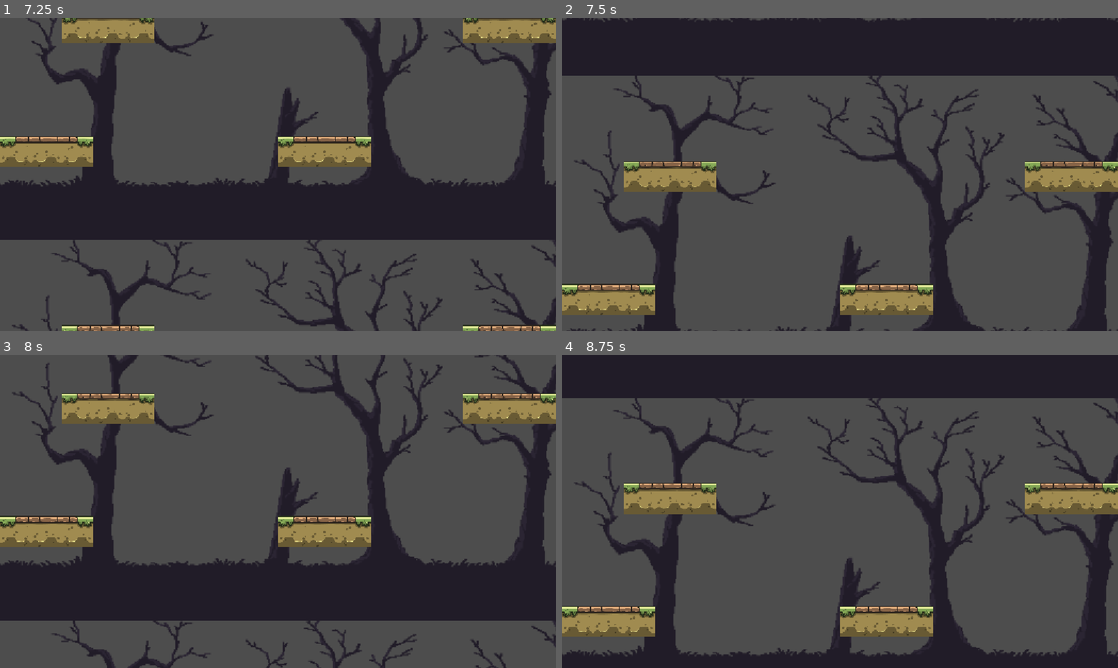
Above: before the commit, frames 1-4 (two rows, left to right).
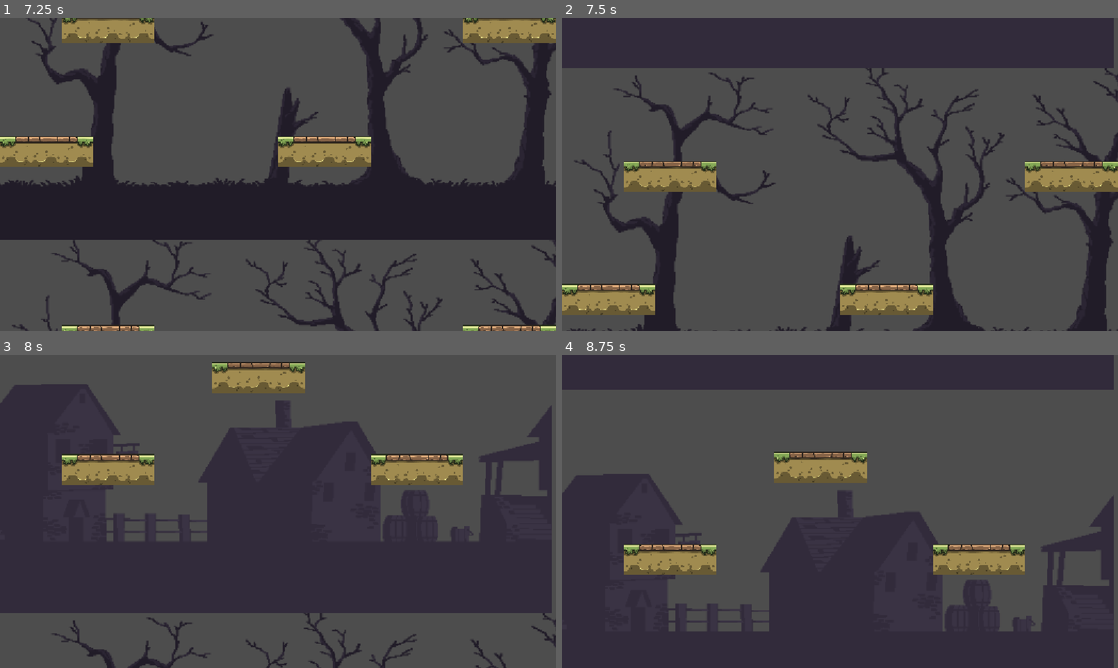
Above: after the commit, the same moments.

Repository: Jbrand3/FinalBob
Game: Godot game, scene res://main.tscn
Two runs of this game, one before a commit and one after it. Both use one fixed random seed, a clock stepped at 60 frames per second and the inputs below.
Inputs:
- Up to frame 1 (7.25 s): tap Enter at 0.5 s; hold D (move_right) 0.53-2.03 s; tap Space (jump) at 0.77, 1.52, 3.02, 3.77, 4.52, 6.02, 6.77 s; hold A (move_left) 2.03-4.28 s; hold D (move_right) from 4.28 s (still down)
- Up to frame 2 (7.5 s): keep holding D (move_right)
- Up to frame 3 (8 s): keep holding D (move_right); tap Space (jump) at 7.52 s
- Up to frame 4 (8.75 s): release D (move_right) at 8.03 s; hold A (move_left) from 8.03 s (still down)

Frame 1 is identical in both runs. In frame 2, 2.6% of the frame differs, in the area x 0-100%, y 0-19%; in frame 3, 41%; in frame 4, 42%, in the area x 0-100%, y 0-100%.

Commit message:
new map-

Diff:
--- a/BobIcy/main.gd
+++ b/BobIcy/main.gd
@@ -2,6 +2,7 @@
 
 var map1_scene = preload("res://map_1.tscn")
 var map2_scene = preload("res://map_2.tscn")
+var map3_scene = preload("res://map_3.tscn")
 var bob_scene = preload("res://bob.tscn")
 
 var bob: CharacterBody2D
@@ -19,14 +20,16 @@
 	bob.position = Vector2(576, 500)
 	add_child(bob)
 
-	spawn_map2()
+	spawn_random_map()
 
 func _process(_delta: float) -> void:
 	if bob.position.y < next_spawn_y + MAP_HEIGHT:
-		spawn_map2()
+		spawn_random_map()
 
-func spawn_map2() -> void:
+func spawn_random_map() -> void:
 	next_spawn_y -= MAP_HEIGHT
-	var m2 = map2_scene.instantiate()
-	m2.position = Vector2(0, next_spawn_y)
-	add_child(m2)
+
+	var selected_scene = [map2_scene, map3_scene].pick_random()
+	var new_map = selected_scene.instantiate()
+	new_map.position = Vector2(0, next_spawn_y)
+	add_child(new_map)
--- /dev/null
+++ b/BobIcy/map_3.tscn
@@ -0,0 +1,140 @@
+[gd_scene format=3 uid="uid://q8pfboy8jj45"]
+
+[ext_resource type="Texture2D" uid="uid://7wjyqc7wsvnn" path="res://background 3/3.png" id="1_3ioft"]
+[ext_resource type="Texture2D" uid="uid://b31q6udy7yrau" path="res://PNG/Platformer/Cartoon_Medieval_Training Arena_Level_Set_Platformer - Ground 10.png" id="2_0edqn"]
+[ext_resource type="Texture2D" uid="uid://db6lof5u0xdf1" path="res://PNG/Platformer/Cartoon_Medieval_Training Arena_Level_Set_Platformer - Ground 11.png" id="3_tud23"]
+[ext_resource type="Texture2D" uid="uid://cpoj7waftitgk" path="res://PNG/Platformer/Cartoon_Medieval_Training Arena_Level_Set_Platformer - Ground 12.png" id="4_o5g0d"]
+
+[sub_resource type="RectangleShape2D" id="RectangleShape2D_3lf7l"]
+size = Vector2(64, 64)
+
+[sub_resource type="RectangleShape2D" id="RectangleShape2D_aca6x"]
+size = Vector2(64, 64)
+
+[sub_resource type="RectangleShape2D" id="RectangleShape2D_c74ph"]
+size = Vector2(56, 64)
+
+[node name="Map_3" type="Node2D" unique_id=119447440]
+
+[node name="TextureRect" type="TextureRect" parent="." unique_id=1928684632]
+z_index = -1
+offset_right = 1144.0
+offset_bottom = 648.0
+texture = ExtResource("1_3ioft")
+
+[node name="StaticBody2D" type="StaticBody2D" parent="." unique_id=280966532]
+position = Vector2(160, 312)
+metadata/_edit_group_ = true
+
+[node name="CollisionShape2D" type="CollisionShape2D" parent="StaticBody2D" unique_id=895564069]
+position = Vector2(0, 40)
+shape = SubResource("RectangleShape2D_3lf7l")
+
+[node name="CartoonMedievalTrainingArenaLevelSetPlatformerGround10" type="Sprite2D" parent="StaticBody2D" unique_id=1099250390]
+position = Vector2(1.4305115e-06, 40.000023)
+scale = Vector2(0.49999997, 0.4999999)
+texture = ExtResource("2_0edqn")
+
+[node name="StaticBody2D2" type="StaticBody2D" parent="." unique_id=1172108631]
+position = Vector2(224, 336)
+metadata/_edit_group_ = true
+
+[node name="CollisionShape2D" type="CollisionShape2D" parent="StaticBody2D2" unique_id=1429853480]
+position = Vector2(0, 16)
+shape = SubResource("RectangleShape2D_aca6x")
+
+[node name="CartoonMedievalTrainingArenaLevelSetPlatformerGround11" type="Sprite2D" parent="StaticBody2D2" unique_id=1766503287]
+position = Vector2(0, 15.999973)
+scale = Vector2(0.49999997, 0.5000003)
+texture = ExtResource("3_tud23")
+
+[node name="StaticBody2D3" type="StaticBody2D" parent="." unique_id=855173897]
+position = Vector2(256, 320)
+metadata/_edit_group_ = true
+
+[node name="CollisionShape2D" type="CollisionShape2D" parent="StaticBody2D3" unique_id=231713179]
+position = Vector2(28, 32)
+shape = SubResource("RectangleShape2D_c74ph")
+
+[node name="CartoonMedievalTrainingArenaLevelSetPlatformerGround12" type="Sprite2D" parent="StaticBody2D3" unique_id=913044957]
+position = Vector2(32, 32)
+scale = Vector2(0.5, 0.5)
+texture = ExtResource("4_o5g0d")
+
+[node name="StaticBody2D4" type="StaticBody2D" parent="." unique_id=1967100629]
+position = Vector2(800, 312)
+metadata/_edit_group_ = true
+
+[node name="CollisionShape2D" type="CollisionShape2D" parent="StaticBody2D4" unique_id=779992817]
+position = Vector2(0, 40)
+shape = SubResource("RectangleShape2D_3lf7l")
+
+[node name="CartoonMedievalTrainingArenaLevelSetPlatformerGround10" type="Sprite2D" parent="StaticBody2D4" unique_id=128655508]
+position = Vector2(1.4305115e-06, 40.000023)
+scale = Vector2(0.49999997, 0.4999999)
+texture = ExtResource("2_0edqn")
+
+[node name="StaticBody2D5" type="StaticBody2D" parent="." unique_id=1060153652]
+position = Vector2(864, 336)
+metadata/_edit_group_ = true
+
+[node name="CollisionShape2D" type="CollisionShape2D" parent="StaticBody2D5" unique_id=177457041]
+position = Vector2(0, 16)
+shape = SubResource("RectangleShape2D_aca6x")
+
+[node name="CartoonMedievalTrainingArenaLevelSetPlatformerGround11" type="Sprite2D" parent="StaticBody2D5" unique_id=683809111]
+position = Vector2(0, 15.999973)
+scale = Vector2(0.49999997, 0.5000003)
+texture = ExtResource("3_tud23")
+
+[node name="StaticBody2D6" type="StaticBody2D" parent="." unique_id=235211779]
+position = Vector2(896, 320)
+metadata/_edit_group_ = true
+
+[node name="CollisionShape2D" type="CollisionShape2D" parent="StaticBody2D6" unique_id=1525167920]
+position = Vector2(28, 32)
+shape = SubResource("RectangleShape2D_c74ph")
+
+[node name="CartoonMedievalTrainingArenaLevelSetPlatformerGround12" type="Sprite2D" parent="StaticBody2D6" unique_id=1408087133]
+position = Vector2(32, 32)
+scale = Vector2(0.5, 0.5)
+texture = ExtResource("4_o5g0d")
+
+[node name="StaticBody2D7" type="StaticBody2D" parent="." unique_id=501710869]
+position = Vector2(472, 120)
+metadata/_edit_group_ = true
+
+[node name="CollisionShape2D" type="CollisionShape2D" parent="StaticBody2D7" unique_id=1405739800]
+position = Vector2(0, 40)
+shape = SubResource("RectangleShape2D_3lf7l")
+
+[node name="CartoonMedievalTrainingArenaLevelSetPlatformerGround10" type="Sprite2D" parent="StaticBody2D7" unique_id=2076479080]
+position = Vector2(1.4305115e-06, 40.000023)
+scale = Vector2(0.49999997, 0.4999999)
+texture = ExtResource("2_0edqn")
+
+[node name="StaticBody2D8" type="StaticBody2D" parent="." unique_id=264624317]
+position = Vector2(536, 144)
+metadata/_edit_group_ = true
+
+[node name="CollisionShape2D" type="CollisionShape2D" parent="StaticBody2D8" unique_id=669776447]
+position = Vector2(0, 16)
+shape = SubResource("RectangleShape2D_aca6x")
+
+[node name="CartoonMedievalTrainingArenaLevelSetPlatformerGround11" type="Sprite2D" parent="StaticBody2D8" unique_id=693231436]
+position = Vector2(0, 15.999973)
+scale = Vector2(0.49999997, 0.5000003)
+texture = ExtResource("3_tud23")
+
+[node name="StaticBody2D9" type="StaticBody2D" parent="." unique_id=559249599]
+position = Vector2(568, 128)
+metadata/_edit_group_ = true
+
+[node name="CollisionShape2D" type="CollisionShape2D" parent="StaticBody2D9" unique_id=1914047697]
+position = Vector2(28, 32)
+shape = SubResource("RectangleShape2D_c74ph")
+
+[node name="CartoonMedievalTrainingArenaLevelSetPlatformerGround12" type="Sprite2D" parent="StaticBody2D9" unique_id=1795377166]
+position = Vector2(32, 32)
+scale = Vector2(0.5, 0.5)
+texture = ExtResource("4_o5g0d")
